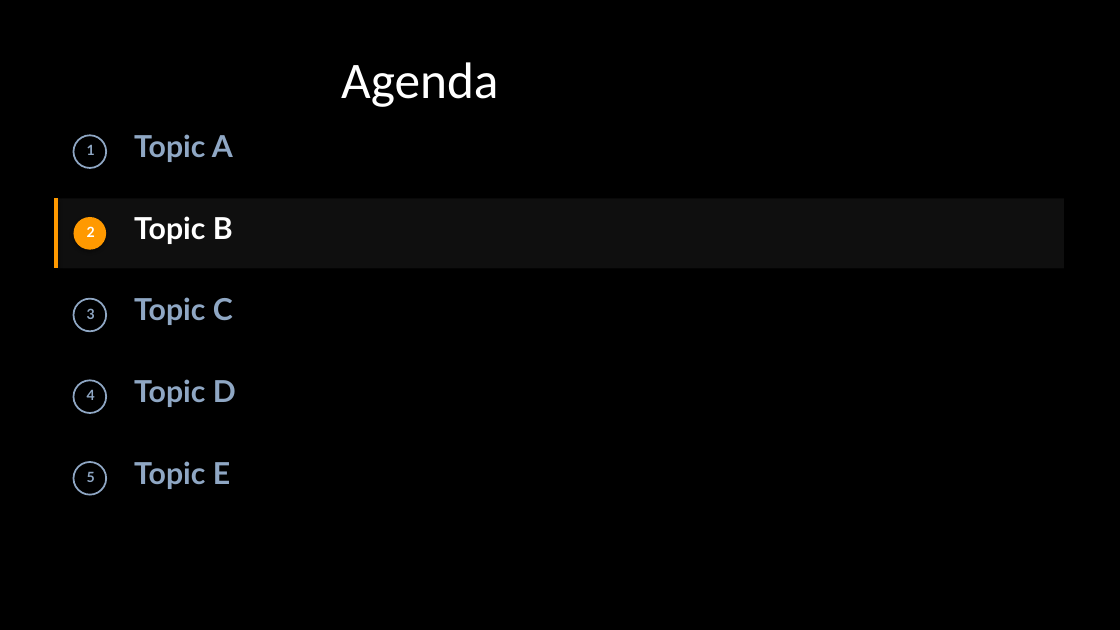
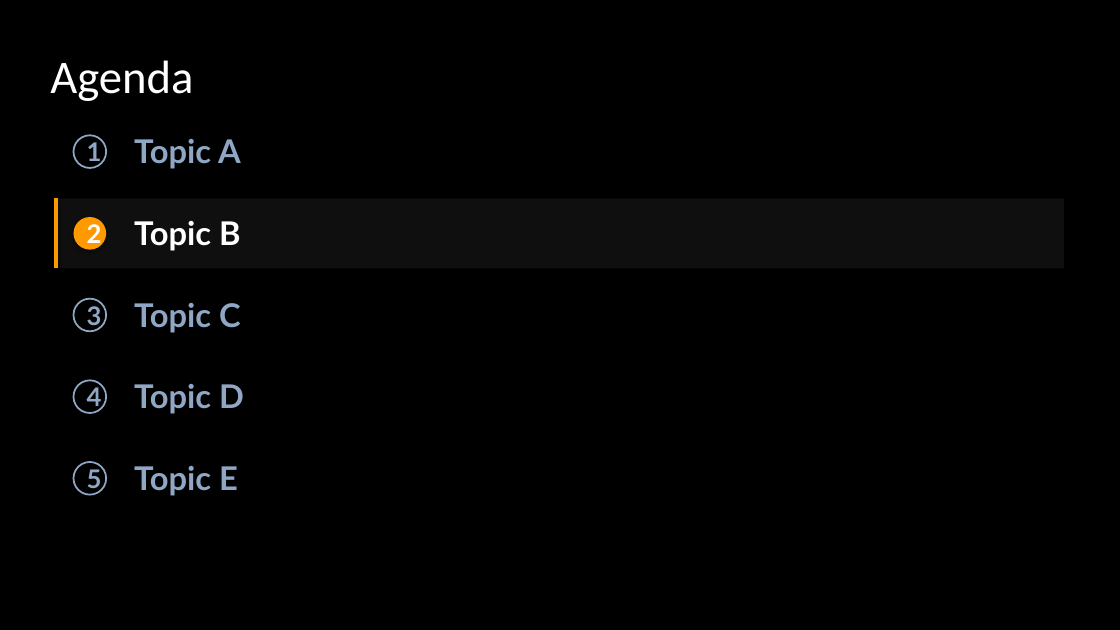
Before and after one commit to aws-samples/sample-spec-driven-presentation-maker, a slide deck: slide 2 of skill/references/examples/patterns.pptx. Drawn at 1120x630 pixels with LibreOffice and Linux fonts; fonts in the diff are those of the drawing. Boxes give left, top, right and bottom in pixels: in the first picture for what was removed or moved away, otherwise in the second. Text is boxed around its words. In the diff, an @@ line names an element or a change of style, - is before the commit and + after.

```diff
--- a/skill/references/examples/patterns.pptx
+++ b/skill/references/examples/patterns.pptx
@@ title "Agenda": place and size @@
-title "Agenda" at (341,62,498,107)
+title "Agenda" at (50,60,193,101)
@@ title "Agenda" at (50,60,193,101): size 44 to 40 pt; alignment centre to left @@
@@ size 12.1 to 22 pt; line spacing 0.8 to 1 in 5 elements at (74,135,107,168), (74,217,107,250), (74,299,107,332), (74,381,107,413), (74,462,107,495) @@
@@ size 25.9 to 28 pt; line spacing 0.9 to 1 in 5 elements at (134,139,241,169), (134,221,240,251), (134,303,241,333), (134,384,244,414), (134,466,238,496) @@
```
Also in this commit, not shown: 7 other slides changed, 4 slides added.
